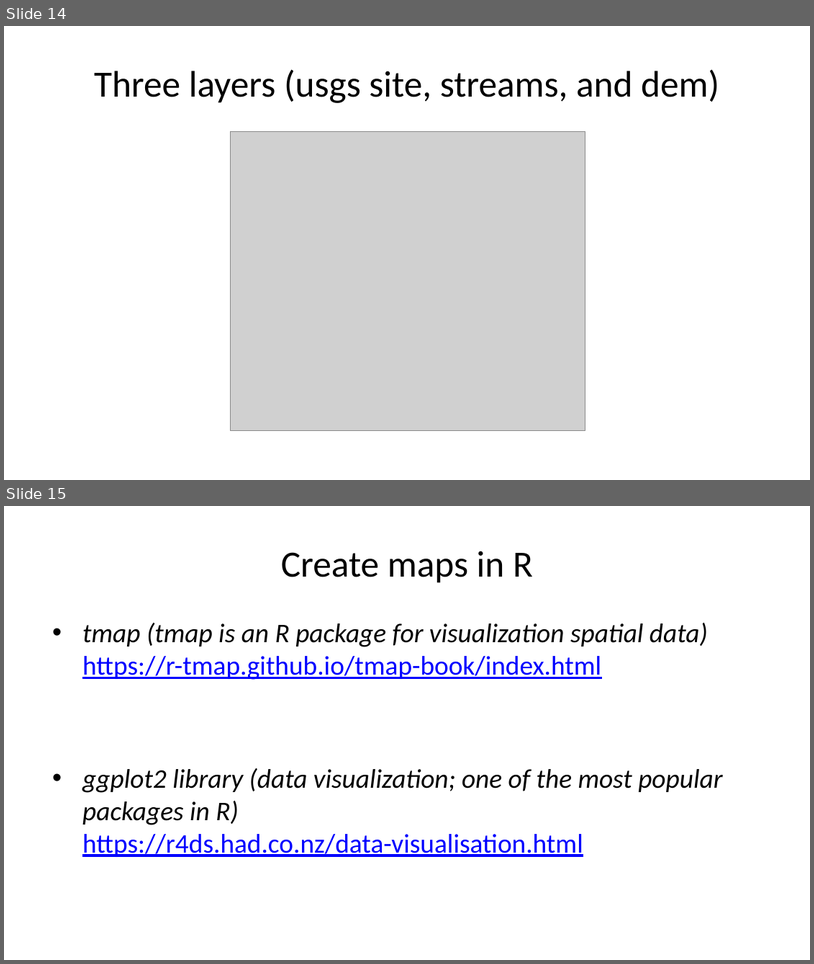
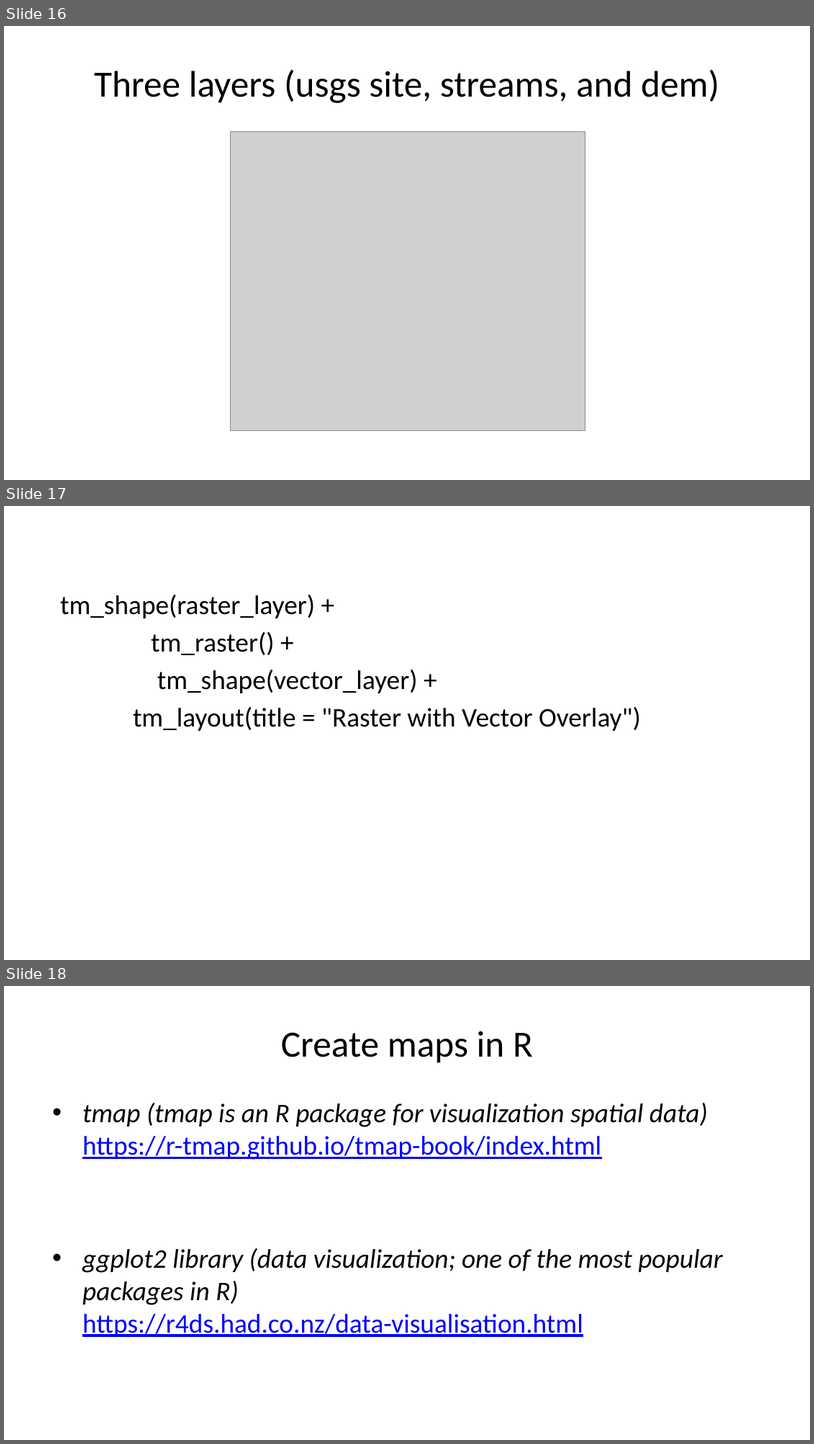
Before and after one commit to yangshao2/Geog4254-5254G, a slide deck: week4/week4.pptx. Shown one above the other, each under a label of ours: slides 14 and 15 before the commit, slides 16, 17 and 18 after it. The pictures are 814x964 and 814x1444 pixels, drawn with LibreOffice and Linux fonts; fonts in the diff are those of the drawing; grey boxes stand for pictures. Boxes give left, top, right and bottom in pixels: in the first picture for what was removed or moved away, otherwise in the second. Text is boxed around its words. In the diff, an @@ line names an element or a change of style, - is before the commit and + after.

```diff
--- a/week4/week4.pptx
+++ b/week4/week4.pptx
@@ slide 17 added at [4, 506, 810, 960], background #FFFFFF @@
@@ text added at [60, 595, 641, 731], 24 pt, text #000000 @@
+tm_shape(raster_layer) +
+tm_raster() +
+tm_shape(vector_layer) +
+tm_layout(title = "Raster with Vector Overlay")
@@ what was slide 14 is now slide 16 @@
@@ what was slide 15 is now slide 18 @@
```
Also in this commit, not shown: 6 slides changed, 3 other slides added, 24 other files.
